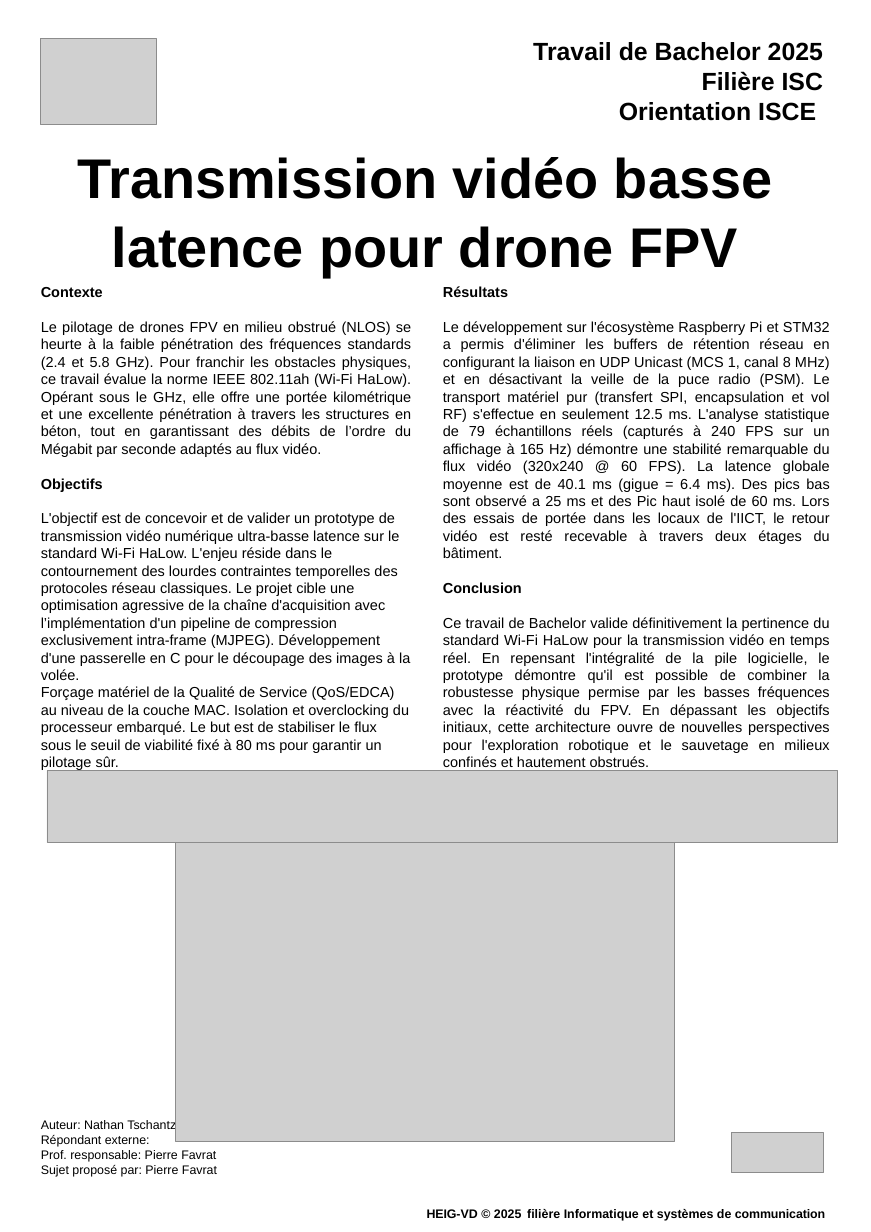
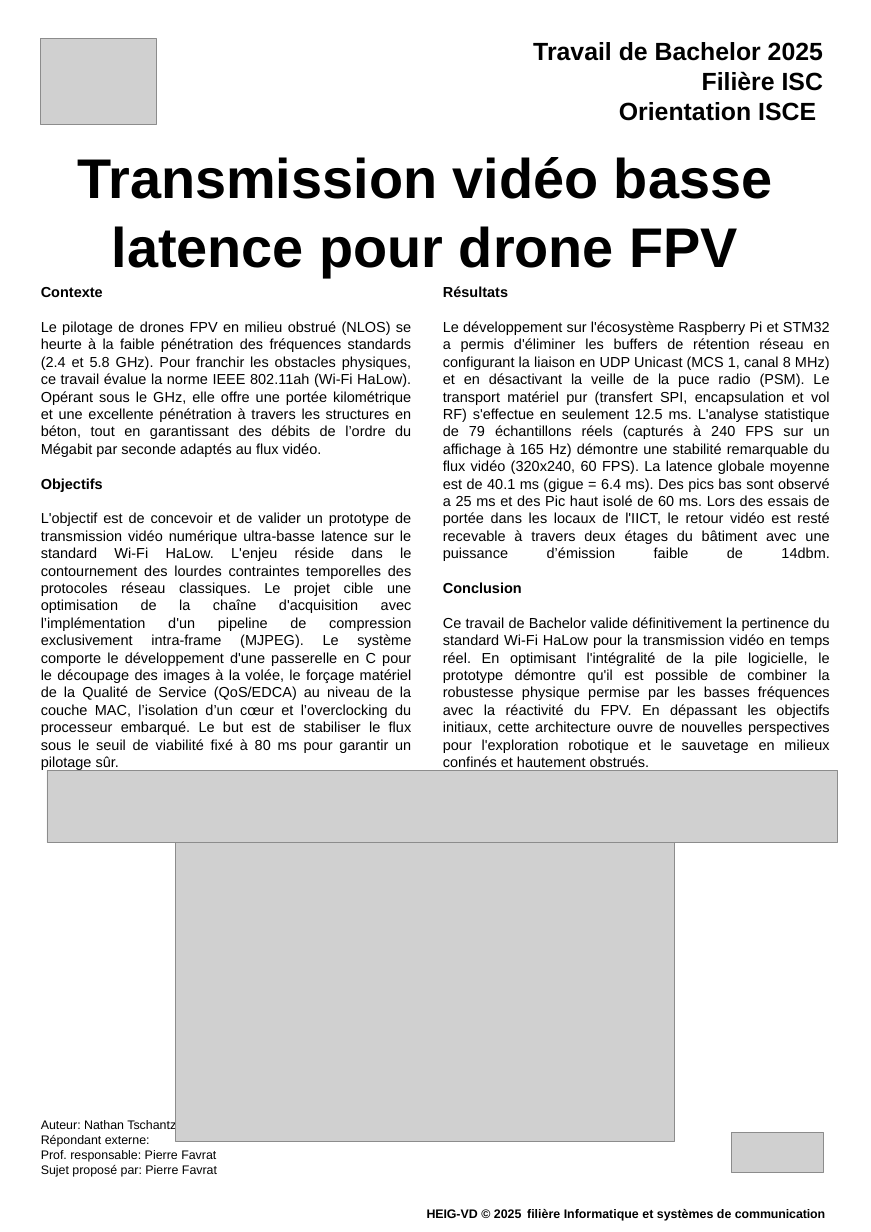
Before and after one commit to TschantzN/doc-bachelore-2026, a slide deck: slide 1 of RAPPORT/TB_affiche_Nathan_Tschantz.pptx. Drawn at 871x1232 pixels with LibreOffice and Linux fonts; fonts in the diff are those of the drawing; grey boxes stand for pictures. Boxes give left, top, right and bottom in pixels: in the first picture for what was removed or moved away, otherwise in the second. Text is boxed around its words. In the diff, an @@ line names an element or a change of style, - is before the commit and + after.

```diff
--- a/RAPPORT/TB_affiche_Nathan_Tschantz.pptx
+++ b/RAPPORT/TB_affiche_Nathan_Tschantz.pptx
@@ text at <box>443,321,830,561</box>: text changed @@
-Le développement sur l'écosystème Raspberry Pi et STM32 a permis d'éliminer les buffers de rétention réseau en configurant la liaison en UDP Unicast (MCS 1, canal 8 MHz) et en désactivant la veille de la puce radio (PSM). Le transport matériel pur (transfert SPI, encapsulation et vol RF) s'effectue en seulement 12.5 ms. L'analyse statistique de 79 échantillons réels (capturés à 240 FPS sur un affichage à 165 Hz) démontre une stabilité remarquable du flux vidéo (320x240 @ 60 FPS). La latence globale moyenne est de 40.1 ms (gigue = 6.4 ms). Des pics bas sont observé a 25 ms et des Pic haut isolé de 60 ms. Lors des essais de portée dans les locaux de l'IICT, le retour vidéo est resté recevable à travers deux étages du bâtiment.
+Le développement sur l'écosystème Raspberry Pi et STM32 a permis d'éliminer les buffers de rétention réseau en configurant la liaison en UDP Unicast (MCS 1, canal 8 MHz) et en désactivant la veille de la puce radio (PSM). Le transport matériel pur (transfert SPI, encapsulation et vol RF) s'effectue en seulement 12.5 ms. L'analyse statistique de 79 échantillons réels (capturés à 240 FPS sur un affichage à 165 Hz) démontre une stabilité remarquable du flux vidéo (320x240, 60 FPS). La latence globale moyenne est de 40.1 ms (gigue = 6.4 ms). Des pics bas sont observé a 25 ms et des Pic haut isolé de 60 ms. Lors des essais de portée dans les locaux de l'IICT, le retour vidéo est resté recevable à travers deux étages du bâtiment avec une puissance d’émission faible de 14dbm.
@@ text at <box>41,512,412,770</box>: text changed @@
-L'objectif est de concevoir et de valider un prototype de transmission vidéo numérique ultra-basse latence sur le standard Wi-Fi HaLow. L'enjeu réside dans le contournement des lourdes contraintes temporelles des protocoles réseau classiques. Le projet cible une optimisation agressive de la chaîne d'acquisition avec l’implémentation d'un pipeline de compression exclusivement intra-frame (MJPEG). Développement d'une passerelle en C pour le découpage des images à la volée.
-Forçage matériel de la Qualité de Service (QoS/EDCA) au niveau de la couche MAC. Isolation et overclocking du processeur embarqué. Le but est de stabiliser le flux sous le seuil de viabilité fixé à 80 ms pour garantir un pilotage sûr.
+L'objectif est de concevoir et de valider un prototype de transmission vidéo numérique ultra-basse latence sur le standard Wi-Fi HaLow. L'enjeu réside dans le contournement des lourdes contraintes temporelles des protocoles réseau classiques. Le projet cible une optimisation de la chaîne d'acquisition avec l’implémentation d'un pipeline de compression exclusivement intra-frame (MJPEG). Le système comporte le développement d'une passerelle en C pour le découpage des images à la volée, le forçage matériel de la Qualité de Service (QoS/EDCA) au niveau de la couche MAC, l’isolation d’un cœur et l’overclocking du processeur embarqué. Le but est de stabiliser le flux sous le seuil de viabilité fixé à 80 ms pour garantir un pilotage sûr.
@@ text at <box>443,617,830,767</box>: text changed @@
-Ce travail de Bachelor valide définitivement la pertinence du standard Wi-Fi HaLow pour la transmission vidéo en temps réel. En repensant l'intégralité de la pile logicielle, le prototype démontre qu'il est possible de combiner la robustesse physique permise par les basses fréquences avec la réactivité du FPV. En dépassant les objectifs initiaux, cette architecture ouvre de nouvelles perspectives pour l'exploration robotique et le sauvetage en milieux confinés et hautement obstrués.
+Ce travail de Bachelor valide définitivement la pertinence du standard Wi-Fi HaLow pour la transmission vidéo en temps réel. En optimisant l'intégralité de la pile logicielle, le prototype démontre qu'il est possible de combiner la robustesse physique permise par les basses fréquences avec la réactivité du FPV. En dépassant les objectifs initiaux, cette architecture ouvre de nouvelles perspectives pour l'exploration robotique et le sauvetage en milieux confinés et hautement obstrués.
```
Also in this commit, not shown: 6 other files.
